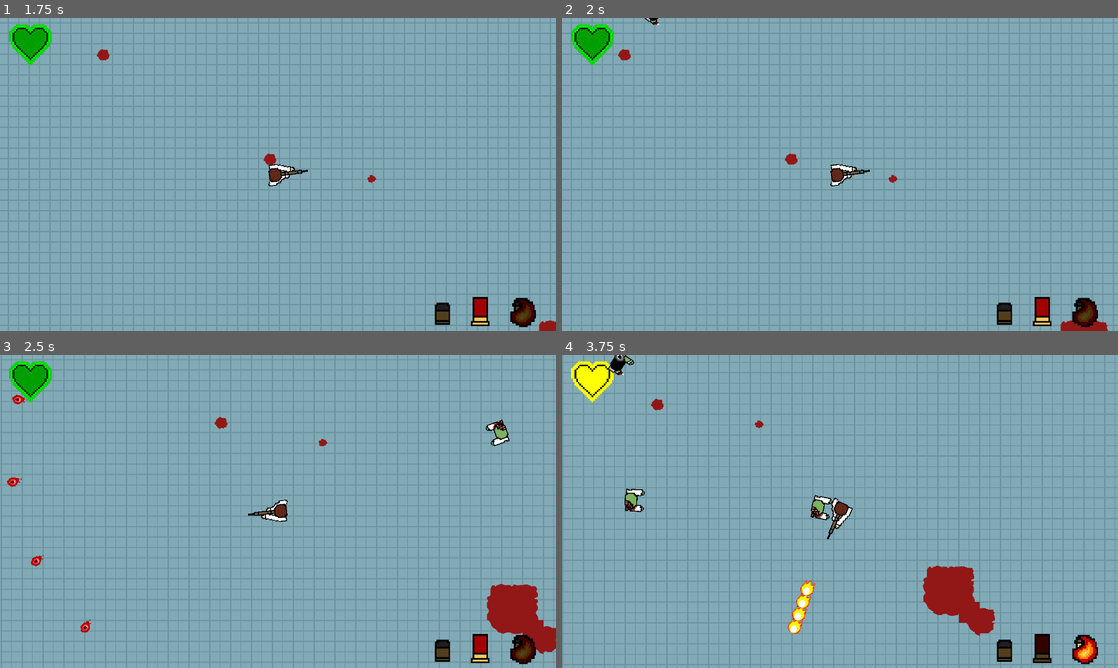
Above: before the commit, frames 1-4 (two rows, left to right).
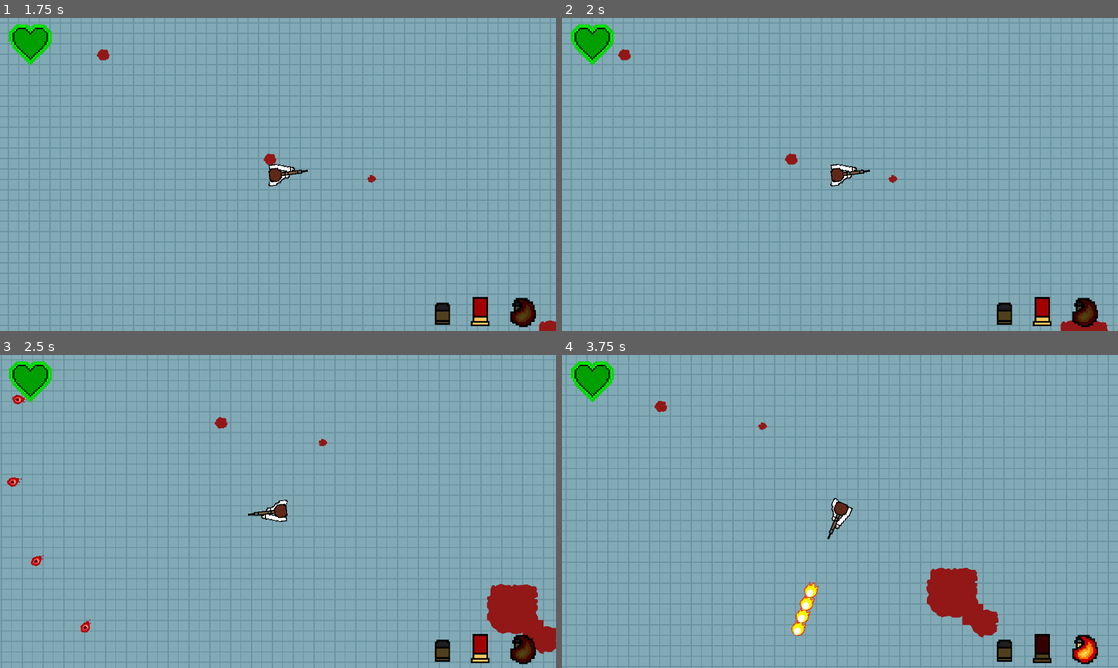
Above: after the commit, the same moments.

Repository: HBailey800/dead_on_arrival
Game: Godot game, scene res://assets/Scenes/start_screen.tscn
The game is run twice, just before and just after one commit, with the same random seed, the same clock (stepped at 60 frames per second) and the same inputs.
Inputs (mouse positions are in pixels of both pictures, inside the frame that each line leads up to):
- Up to frame 1 (1.75 s): click "start" at 0.5 s; tap Enter at 1.25 s; move the mouse to (400, 158) at 1.27 s; hold Right (Right) from 1.28 s (still down); right-click (400, 158) at 1.35 s
- Up to frame 2 (2 s): keep holding Right (Right)
- Up to frame 3 (2.5 s): move the mouse to (166, 527) at 2.02 s; release Right (Right) at 2.03 s; hold Down (Down) from 2.03 s (still down); click (166, 527) at 2.1 s
- Up to frame 4 (3.75 s): move the mouse to (895, 442) at 2.77 s; release Down (Down) at 2.78 s; hold Right (Right) 2.78-3.53 s; right-click (895, 442) at 2.85 s; move the mouse to (812, 574) at 3.52 s; hold Up (Up) from 3.53 s (still down); click (812, 574) at 3.6 s

Frame 1 is identical in both runs. In frame 2, less than 0.1% of the frame differs, in the area x 14-18%, y 0-3%; in frame 3, 0.2%; in frame 4, 2.2%, in the area x 1-79%, y 0-91%.
Error after the commit: Parse Error: Preload file "res://assets/Scenes/boss_4.tscn" does not exist. (res://assets/Scripts/spawner.gd:8)

Commit message:
New Boss

Diff:
--- /dev/null
+++ b/DeadOnArrival/coding_ii_bullet_hell_project_condensed_v2/assets/Scripts/boss_4.gd
@@ -0,0 +1,138 @@
+extends CharacterBody2D
+
+var speed: int
+var health: int
+var shoots: bool
+var motion = Vector2()
+var bullet_speed = 500
+var shootTimer = 50
+var smallTimer = 0
+var spawnTimer = 0
+var bullet = preload("res://assets//Scenes//boss_enemy_shot.tscn")
+var enemy = preload("res://assets//Scenes//enemy.tscn")
+var shotNum = true
+signal IsDead
+@onready
+var shootPoint = $ShootPoint
+@onready
+var point1 = $ShootPoint2
+@onready
+var point2 = $ShootPoint2
+
+func on_game_over():
+	queue_free()
+
+func _ready():
+	var Root = get_tree().current_scene
+	Root.gameOver.connect(on_game_over)
+	speed = self.get_meta("speed")
+	health = self.get_meta("health")
+	shoots = self.get_meta("firesProjectile")
+
+
+
+
+
+func _physics_process(delta):
+	if(smallTimer < shootTimer && shoots == true):
+		smallTimer += 1
+	elif (shoots == true):
+		smallTimer = 0
+		spawnTimer += 1
+		if(shotNum == true):
+			fire()
+		else:
+			fire2()
+
+	if(spawnTimer == 7):
+		Spawn()
+		spawnTimer = 0
+
+
+	if(get_tree().current_scene.get_node("Player") != null):
+		var Player = get_tree().current_scene.get_node("Player")
+		if(Player != null):
+			position += (Player.global_position - global_position)/speed
+			look_at(Player.global_position)
+			move_and_collide(motion)
+
+
+
+func fire():
+	var i = 0
+	while (i < 8):
+		var bullet_instance = bullet.instantiate()
+		bullet_instance.position = shootPoint.global_position#get_global_position()
+		if(i == 0):
+			bullet_instance.rotation_degrees = rotation_degrees - 5
+		elif(i == 1):
+			bullet_instance.rotation_degrees = rotation_degrees + 5
+		elif(i == 2):
+			bullet_instance.rotation_degrees = rotation_degrees - 15
+		elif(i == 3):
+			bullet_instance.rotation_degrees = rotation_degrees + 15
+		elif(i == 4):
+			bullet_instance.rotation_degrees = rotation_degrees - 25
+		elif(i == 5):
+			bullet_instance.rotation_degrees = rotation_degrees + 25
+		elif(i == 6):
+			bullet_instance.rotation_degrees = rotation_degrees - 35
+		elif(i == 7):
+			bullet_instance.rotation_degrees = rotation_degrees + 35
+			shotNum = false
+		#bullet_instance.apply_impulse(Vector2(), Vector2(bullet_speed, 0).rotated(rotation))
+		bullet_instance.linear_velocity = Vector2(bullet_speed,0).rotated(bullet_instance.rotation)
+		get_tree().get_root().call_deferred("add_child", bullet_instance)
+		i = i + 1
+
+
+func fire2():
+	var i = 0
+	while (i < 9):
+		var bullet_instance = bullet.instantiate()
+		bullet_instance.position = shootPoint.global_position#get_global_position()
+		if(i == 0):
+			bullet_instance.rotation_degrees = rotation_degrees
+		elif(i == 1):
+			bullet_instance.rotation_degrees = rotation_degrees + 20
+		elif(i == 2):
+			bullet_instance.rotation_degrees = rotation_degrees - 20
+		elif(i == 3):
+			bullet_instance.rotation_degrees = rotation_degrees + 40
+		elif(i == 4):
+			bullet_instance.rotation_degrees = rotation_degrees - 40
+		elif(i == 5):
+			bullet_instance.rotation_degrees = rotation_degrees + 30
+		elif(i == 6):
+			bullet_instance.rotation_degrees = rotation_degrees - 30
+		elif(i == 7):
+			bullet_instance.rotation_degrees = rotation_degrees +10
+		elif(i == 8):
+			bullet_instance.rotation_degrees = rotation_degrees - 10
+			shotNum = true
+		#bullet_instance.apply_impulse(Vector2(), Vector2(bullet_speed, 0).rotated(rotation))
+		bullet_instance.linear_velocity = Vector2(bullet_speed,0).rotated(bullet_instance.rotation)
+		get_tree().get_root().call_deferred("add_child", bullet_instance)
+		i = i + 1
+
+func Spawn():
+	var enemy_instance
+
+	enemy_instance = enemy.instantiate()
+
+	enemy_instance.position = point1.global_position
+	get_tree().get_root().call_deferred("add_child", enemy_instance)
+
+	enemy_instance = enemy.instantiate()
+
+	enemy_instance.position = point2.global_position
+	get_tree().get_root().call_deferred("add_child", enemy_instance)
+
+
+func _on_enemy_area_entered(area: Area2D) -> void:
+	if("Bullet" in area.name):
+		if (health > 1):
+			health = health - 1
+		else:
+			emit_signal("IsDead")
+			queue_free()
--- a/DeadOnArrival/coding_ii_bullet_hell_project_condensed_v2/assets/Scripts/spawner.gd
+++ b/DeadOnArrival/coding_ii_bullet_hell_project_condensed_v2/assets/Scripts/spawner.gd
@@ -4,6 +4,8 @@
 var rangedEnemy = preload("res://assets//Scenes//rangedEnemy.tscn")
 var boss1 = preload("res://assets//Scenes//boss_1.tscn")
 var boss2 = preload("res://assets//Scenes//boss_2.tscn")
+var boss3 = preload("res://assets//Scenes//boss_3.tscn")
+var boss4 = preload("res://assets//Scenes//boss_4.tscn")
 var countdownTimer = 1.5
 var enemyNum = 1
 var roundNum = 0
@@ -74,14 +76,21 @@
 	if(enemyNum == 4):
 		var rng = RandomNumberGenerator.new()
 		rng.randomize()
-		var boss = rng.randi_range(1, 2)
+		var boss = rng.randi_range(1, 3)
 		print(str(boss))
 		var enemy_instance
+
 		if(boss == 1):
 			enemy_instance = boss1.instantiate()
 			enemyNum = 0
+		elif(boss == 2):
+			enemy_instance = boss2.instantiate()
+			enemyNum = 0
+		elif(boss == 3):
+			enemy_instance = boss3.instantiate()
+			enemyNum = 0
 		else:
-			enemy_instance = boss2.instantiate()
+			enemy_instance = boss4.instantiate()
 			enemyNum = 0
 		enemy_instance.global_position = Vector2(0, 0)
 		get_tree().get_root().call_deferred("add_child", enemy_instance)
